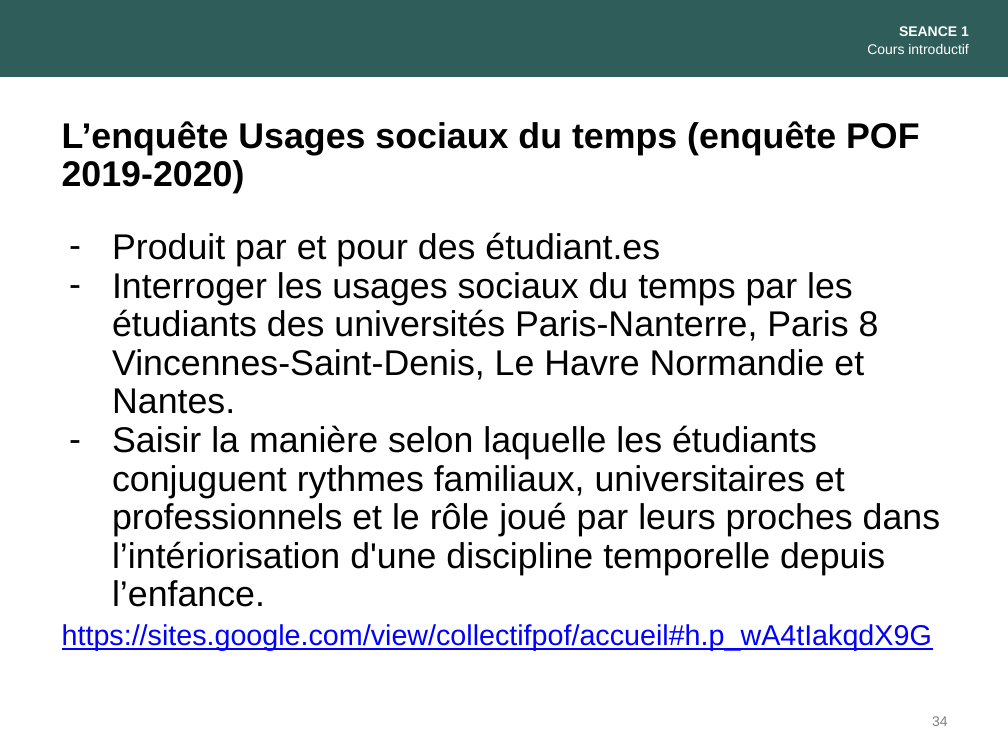
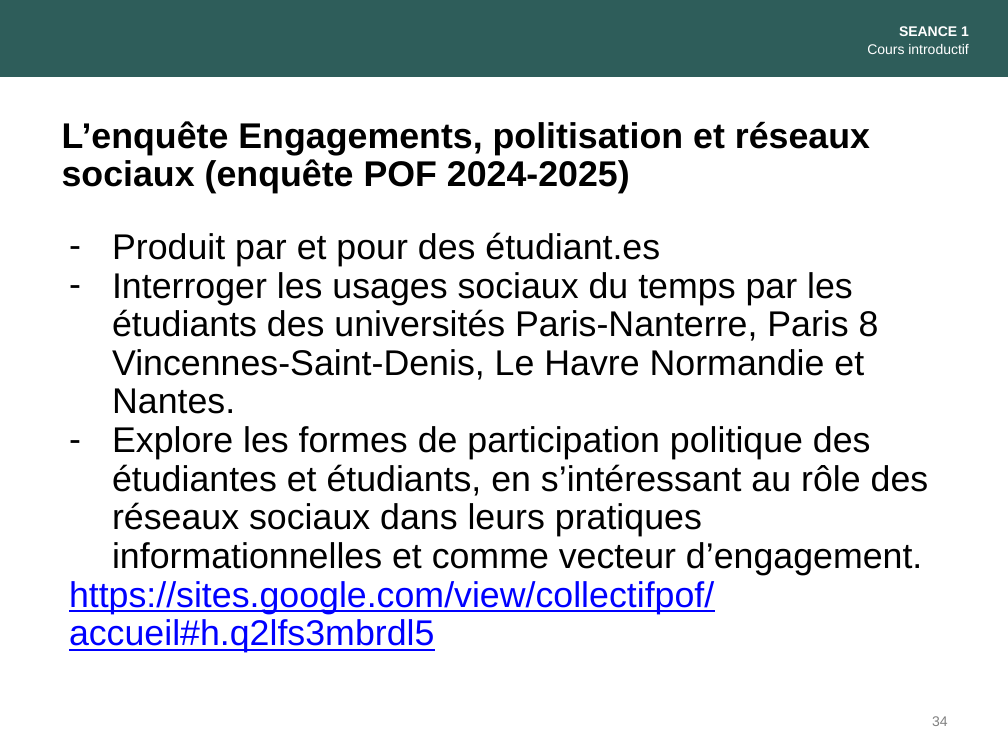
Before and after one commit to alextranslatus/MQSS, a slide deck: slide 34 of slides/1. Intro Partie I.pptx. Drawn at 1008x756 pixels with LibreOffice and Linux fonts; fonts in the diff are those of the drawing. Boxes give left, top, right and bottom in pixels: in the first picture for what was removed or moved away, otherwise in the second. Text is boxed around its words. In the diff, an @@ line names an element or a change of style, - is before the commit and + after.

```diff
--- a/slides/1. Intro Partie I.pptx
+++ b/slides/1. Intro Partie I.pptx
@@ text at box(62, 121, 870, 194): text changed @@
-L’enquête Usages sociaux du temps (enquête POF 2019-2020)
+L’enquête Engagements, politisation et réseaux sociaux (enquête POF 2024-2025)
@@ text at box(69, 426, 929, 653): text changed @@
-– Saisir la manière selon laquelle les étudiants conjuguent rythmes familiaux, universitaires et professionnels et le rôle joué par leurs proches dans l’intériorisation d'une discipline temporelle depuis l’enfance.
-https://sites.google.com/view/collectifpof/accueil#h.p_wA4tIakqdX9G
+– Explore les formes de participation politique des étudiantes et étudiants, en s’intéressant au rôle des réseaux sociaux dans leurs pratiques informationnelles et comme vecteur d’engagement.
+https://sites.google.com/view/collectifpof/accueil#h.q2lfs3mbrdl5
```
Also in this commit, not shown: 4 other slides changed, 2 slides added, 2 other files.
